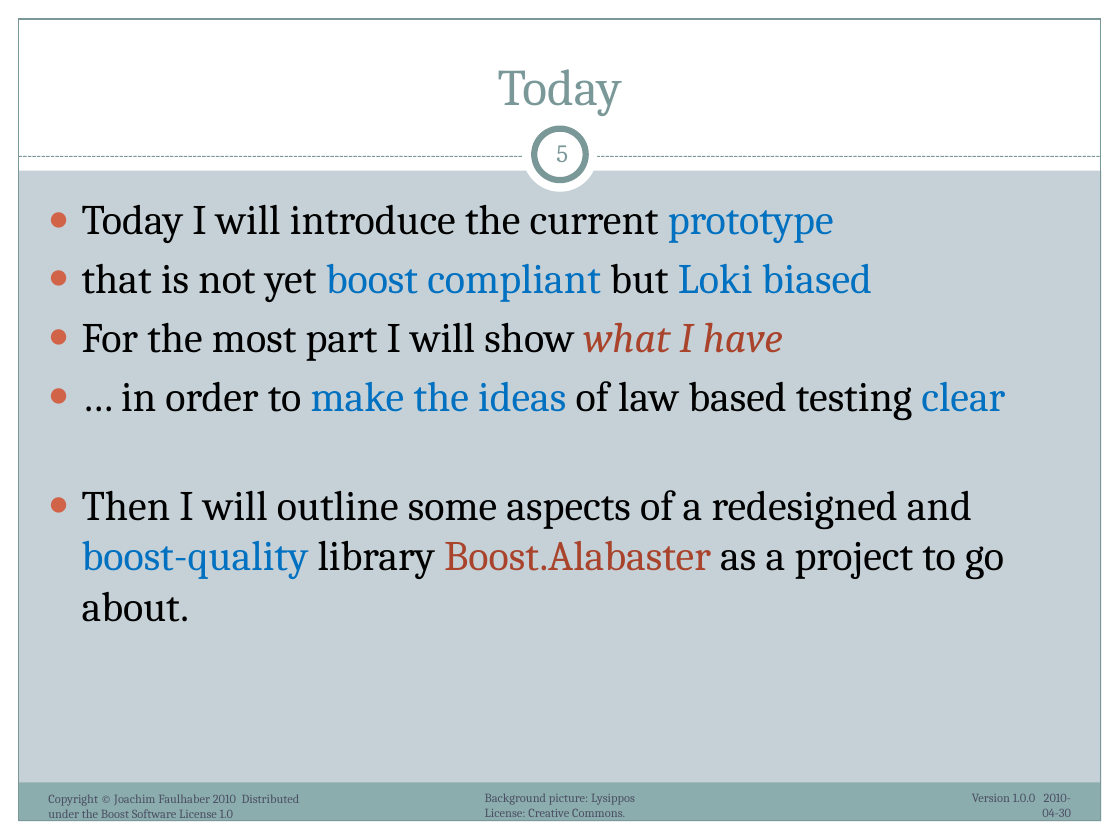
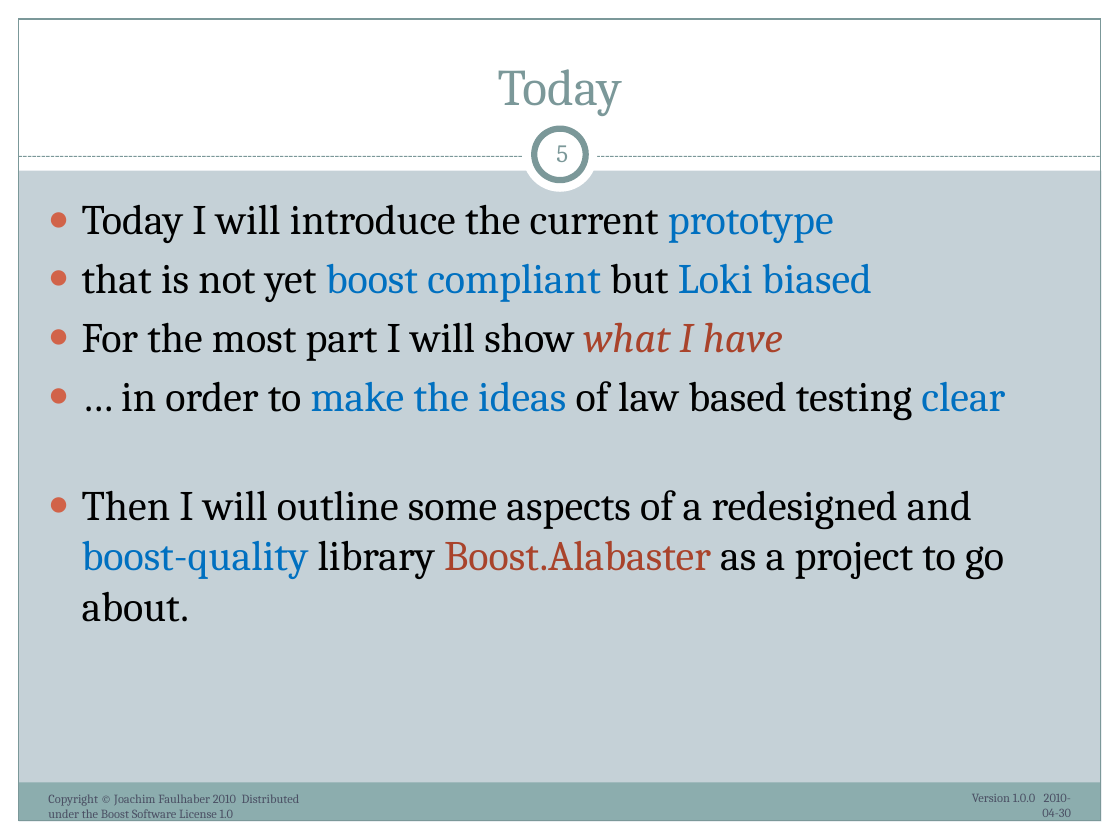
Before and after one commit to ryppl/boost-history, a slide deck: slide 5 of itl/libs/validate/doc/boostcon2010/BoostAlabaster.pptx. Drawn at 1120x840 pixels with LibreOffice and Linux fonts; fonts in the diff are those of the drawing. Boxes give left, top, right and bottom in pixels: in the first picture for what was removed or moved away, otherwise in the second. Text is boxed around its words. In the diff, an @@ line names an element or a change of style, - is before the commit and + after.

```diff
--- a/itl/libs/validate/doc/boostcon2010/BoostAlabaster.pptx
+++ b/itl/libs/validate/doc/boostcon2010/BoostAlabaster.pptx
@@ text removed at (x1=485, y1=793, x2=635, y2=817) @@
-Background picture: Lysippos
-License: Creative Commons.
```
Also in this commit, not shown: 16 other slides changed, 1 other file.
